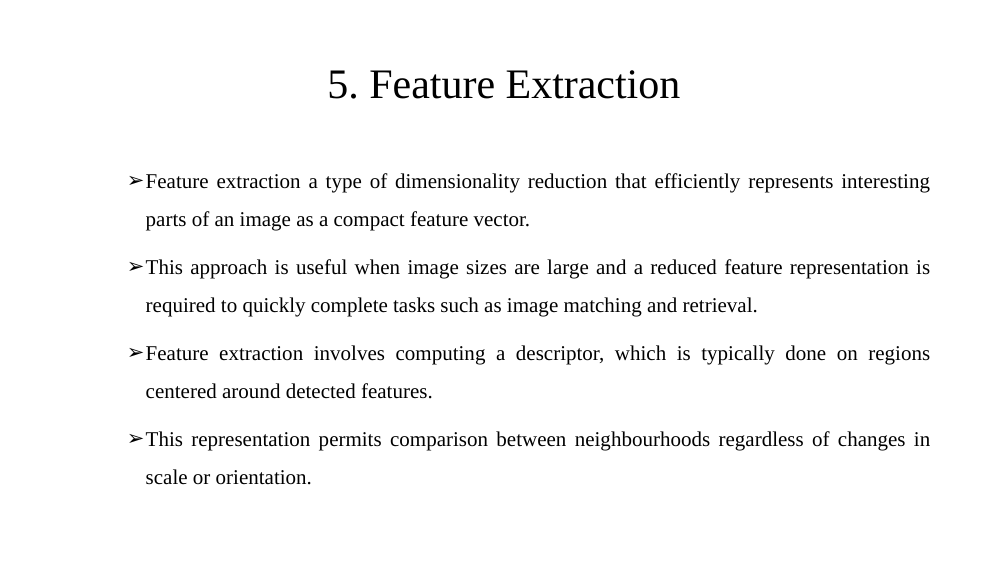
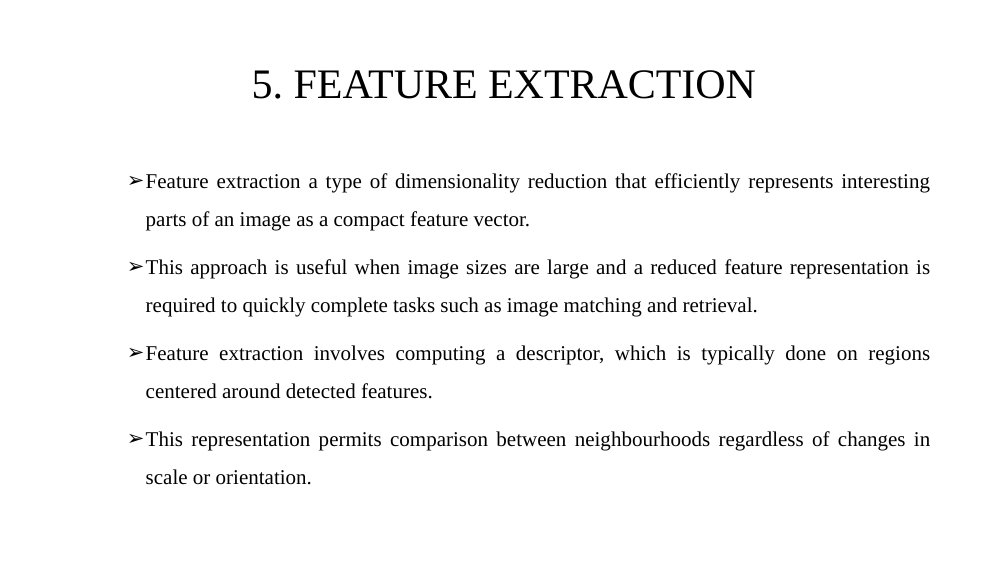
Before and after one commit to DhanalakshmiKandasamy/cfiles, a slide deck: slide 29 of PROJ8376.pptx (slide 23 before the commit). Drawn at 1008x567 pixels with LibreOffice and Linux fonts; fonts in the diff are those of the drawing. Boxes give left, top, right and bottom in pixels: in the first picture for what was removed or moved away, otherwise in the second. Text is boxed around its words. In the diff, an @@ line names an element or a change of style, - is before the commit and + after.

```diff
--- a/PROJ8376.pptx
+++ b/PROJ8376.pptx
@@ title at [252,70,756,99]: text changed @@
-5. Feature Extraction
+5. FEATURE EXTRACTION
```
Also in this commit, not shown: 31 other slides changed, 2 slides added, 2 slides removed, 5 other files.
